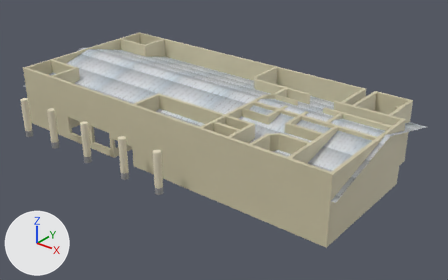
Two versions of the Blender file Restaurante Universitário/Arquivo blend/restaurante.blend, one commit apart.
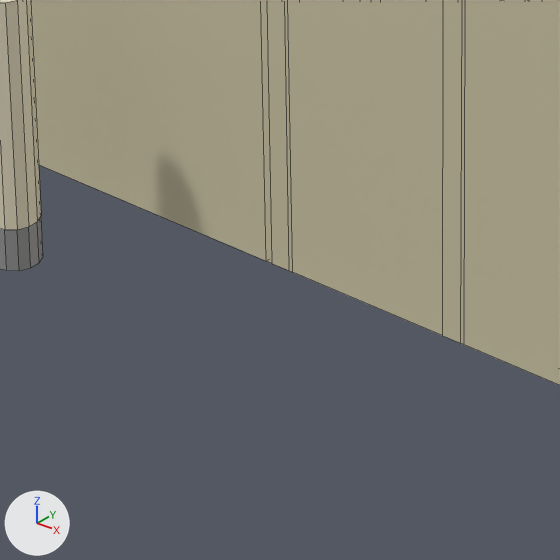
Each version is shown whole from a camera (50 mm lens) standing at (569.0, -720.0, 459.0) and looking at (1.0, -10.0, 19.0), then close up on the part from 35% to 54% of the width and 55% to 86% of the height. The lights are fixed; the arrows at lower left show +X, +Y and +Z. The close-ups show mesh edges as thin lines.

In view in the first close-up: 'Circle.004', 'Paredes'.
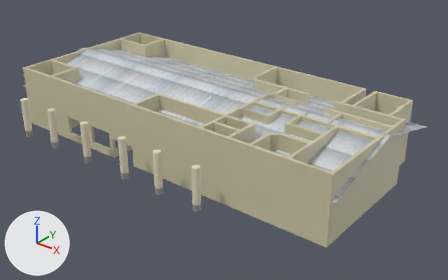
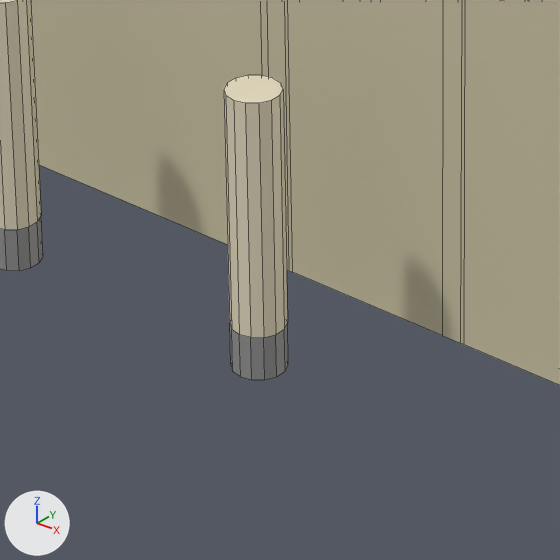
Scene script edits in JSON lines:
```json
{"op": "add", "block": "me_circle_001", "code": ["me_circle_001 = bpy.data.meshes.new('Circle.001')", "me_circle_001.from_pydata(...)  # 252 vertices, 180 faces; spans x -62.9..1.0, y -1.0..1.0, z 0.0..10.9", "# faces by material slot: [96, 84]", "me_circle_001.materials.append(mat_material)  # white #e7dec4", "me_circle_001.materials.append(mat_material_002)  # grey #969696"]}
{"op": "add", "block": "ob_circle_005", "code": ["ob_circle_005 = bpy.data.objects.new('Circle.005', me_circle_001)", "ob_circle_005.location = (84.6, -173.9, 0.0)", "ob_circle_005.scale = (6.15, 6.15, 6.15)"]}
```

Where the change shows, as pixel boxes (x1, y1, x2, y2) in the close-ups (560 x 560 px):
```json
{"object": "Circle.005", "change": "added", "after": [0, 0, 288, 380], "faces in mat_material (white #e7dec4)": [0, 0, 288, 338], "faces in mat_material_002 (grey #969696)": [0, 217, 288, 380]}
{"object": "Circle.004", "change": "unchanged, covered by the edit", "before": [0, 0, 43, 271]}
```
